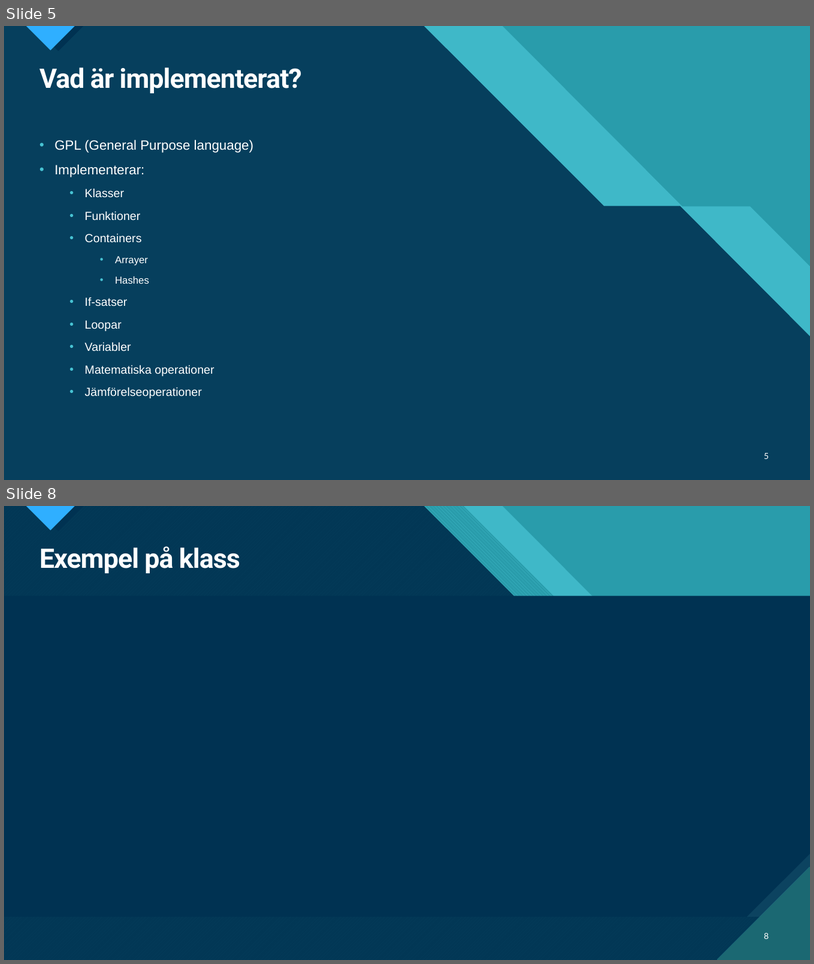
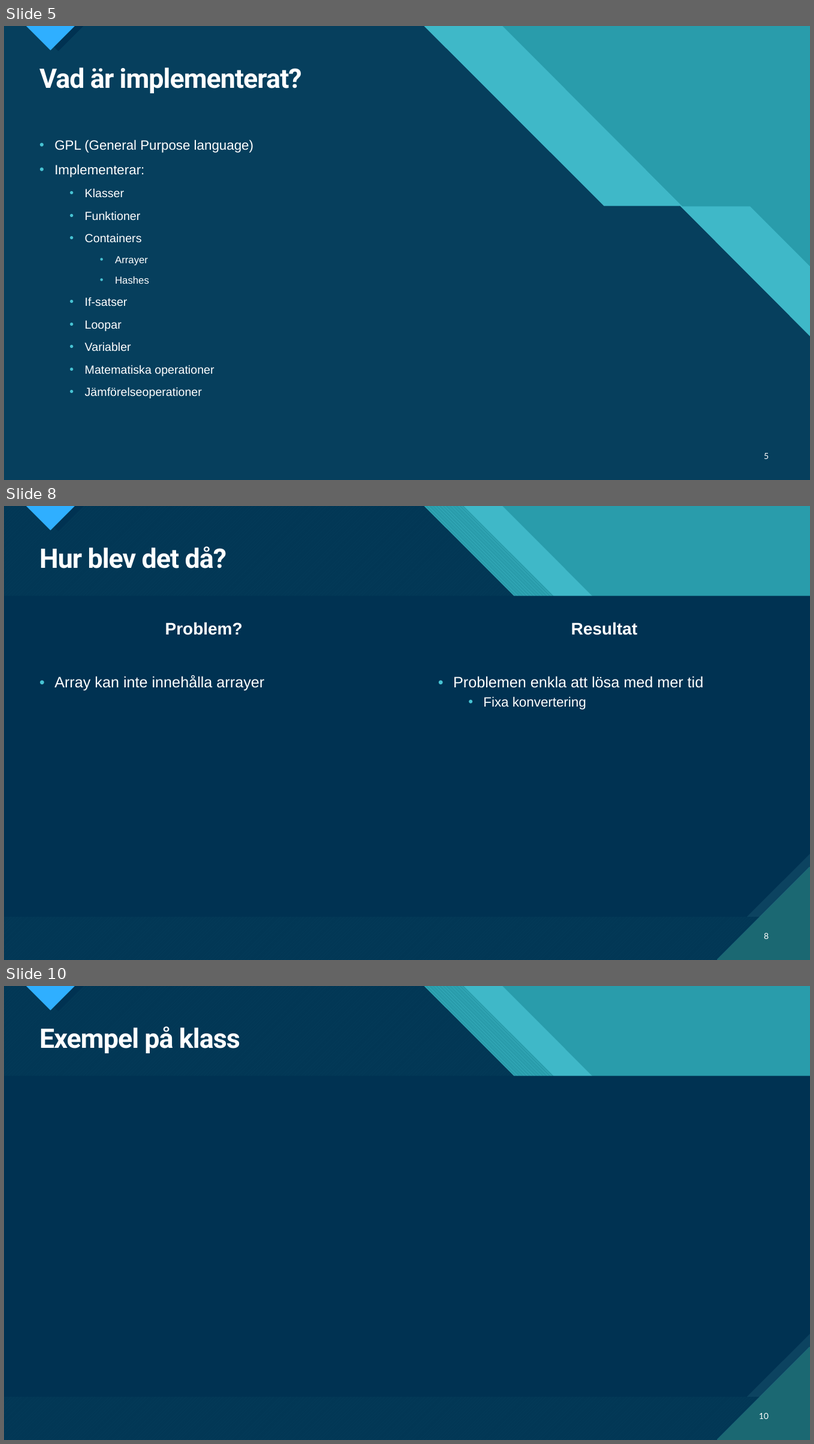
Before and after one commit to Albin0208/Parser-in-ruby, a slide deck: documentation/Cobra presentation.pptx. Shown one above the other, each under a label of ours: slides 5 and 8 before the commit, slides 5, 8 and 10 after it; the slides between them are not shown. The pictures are 814x964 and 814x1444 pixels, drawn with LibreOffice and Linux fonts; fonts in the diff are those of the drawing. Boxes give left, top, right and bottom in pixels: in the first picture for what was removed or moved away, otherwise in the second. Text is boxed around its words. In the diff, an @@ line names an element or a change of style, - is before the commit and + after.

```diff
--- a/documentation/Cobra presentation.pptx
+++ b/documentation/Cobra presentation.pptx
@@ slide 8 added at [4,506,810,960], background #47C3D3; not listed: 18 template elements that a slide beside it also shows @@
@@ title added at [39,546,227,568], 32 pt, text #FFFFFF, bold @@
+Hur blev det då?
@@ text added at [165,622,243,635], 20 pt, text #FFFFFF, bold @@
+Problem?
@@ text added at [572,622,638,635], 20 pt, text #FFFFFF, bold @@
+Resultat
@@ text added at [54,675,264,691], 18 pt, text #FFFFFF @@
+• Array kan inte innehålla arrayer
@@ text added at [453,676,704,709], 18 pt, text #FFFFFF @@
+• Problemen enkla att lösa med mer tid
+  • Fixa konvertering
@@ page number added at [764,933,769,939], 10 pt, text #FFFFFF @@
+8
@@ what was slide 8 is now slide 10 @@
@@ page number at [759,1413,769,1419]: text changed @@
-8
+10
```
Also in this commit, not shown: 3 slides changed, 2 other slides added, 1 slide removed, 3 other files.
